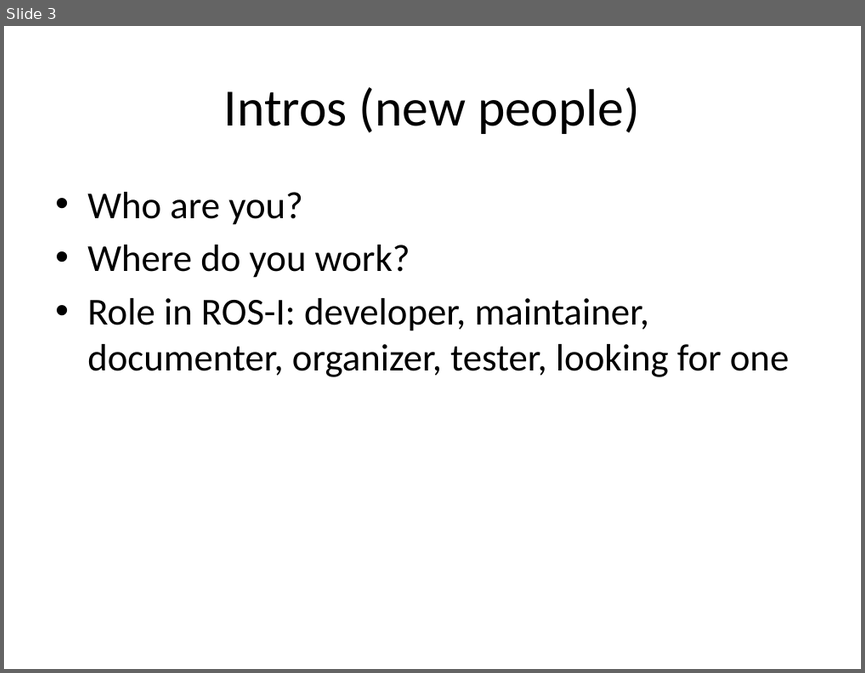
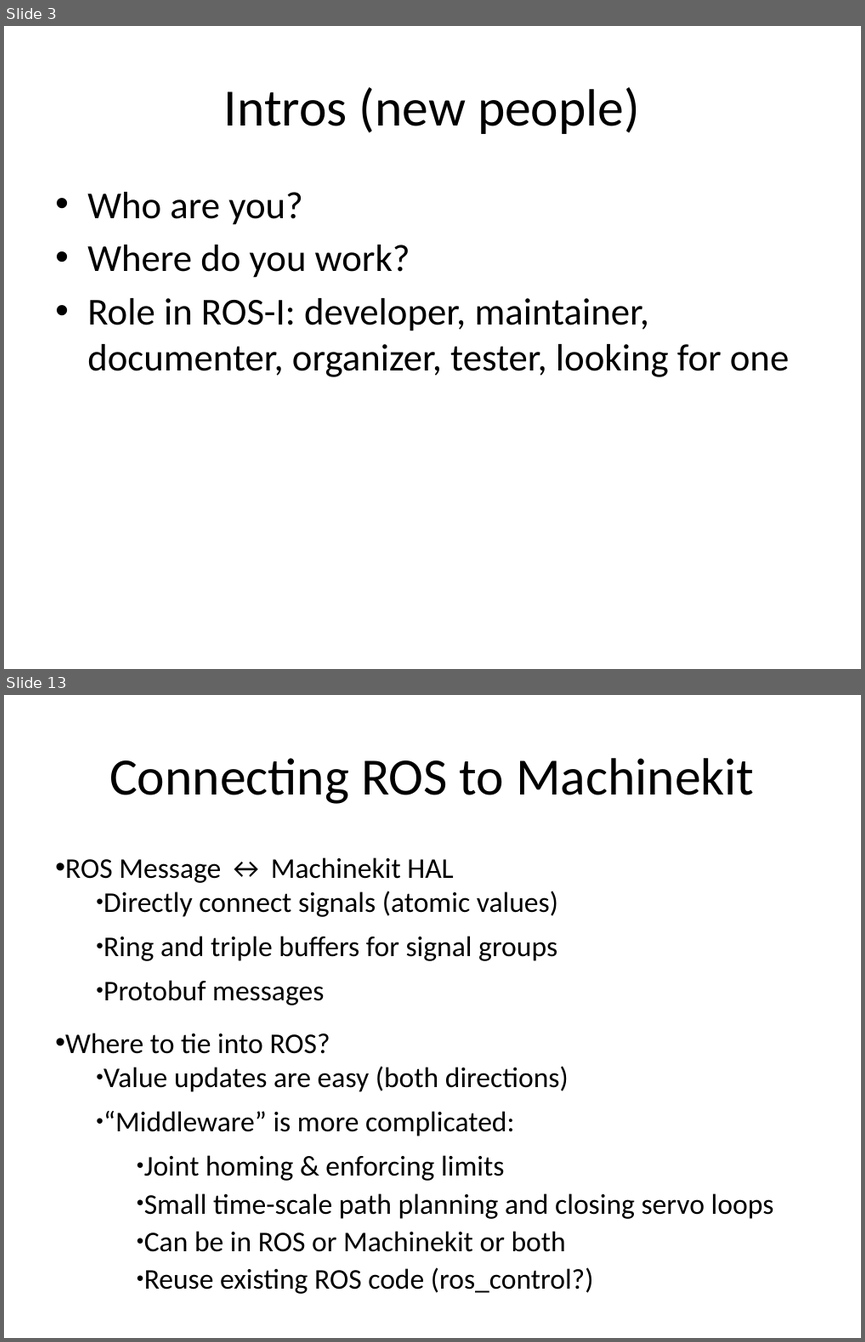
Before and after one commit to ros-industrial/ros_industrial_meetings, a slide deck: developer_meeting_notes/2016_1_12/meeting_agenda.pptx. Shown one above the other, each under a label of ours: slide 3 before the commit, slides 3 and 13 after it; the slides between them are not shown. The pictures are 865x673 and 865x1342 pixels, drawn with LibreOffice and Linux fonts; fonts in the diff are those of the drawing. Boxes give left, top, right and bottom in pixels: in the first picture for what was removed or moved away, otherwise in the second. Text is boxed around its words. In the diff, an @@ line names an element or a change of style, - is before the commit and + after.

```diff
--- a/developer_meeting_notes/2016_1_12/meeting_agenda.pptx
+++ b/developer_meeting_notes/2016_1_12/meeting_agenda.pptx
@@ slide 13 added at <box>4,695,861,1338</box>, background #FFFFFF @@
@@ title added at <box>109,758,754,804</box>, 44 pt, text #000000 @@
+Connecting ROS to Machinekit
@@ text added at <box>65,857,774,1252</box>, 24 pt, text #000000 @@
+• ROS Message ↔ Machinekit HAL
+    ● Directly connect signals (atomic values)
+    ● Ring and triple buffers for signal groups
+    ● Protobuf messages
+• Where to tie into ROS?
+    ● Value updates are easy (both directions)
+    ● “Middleware” is more complicated:
+        ● Joint homing & enforcing limits
+        ● Small time-scale path planning and closing servo loops
+        ● Can be in ROS or Machinekit or both
+        ● Reuse existing ROS code (ros_control?)
```
Also in this commit, not shown: 6 slides changed, 7 other slides added, 2 other files.
